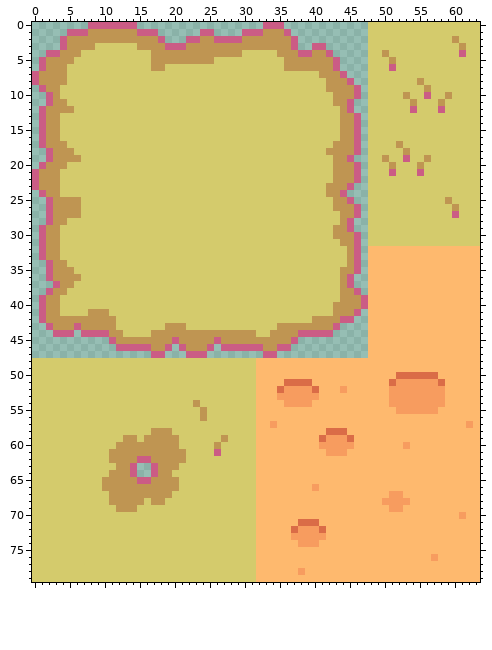
Sprite sheet -- Assets/Textures/Tilemaps/TileMap1_3.png. The picture above is the old version.
The file is 64x80 pixels.
Now the later version:
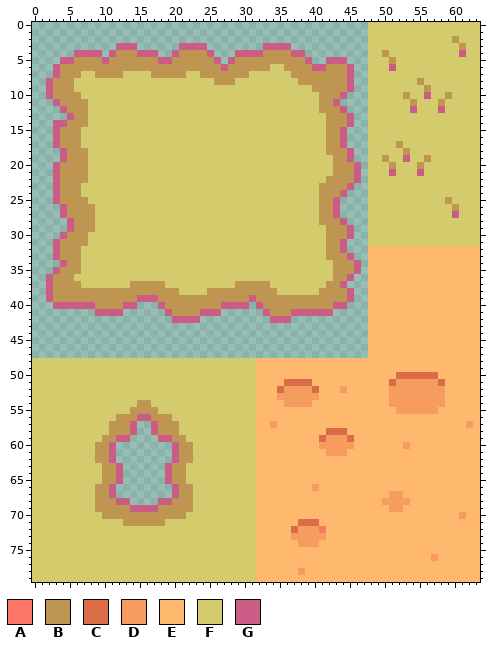
Palette (. is transparent): A #fc7665  B #bf9552  C #da6c47  D #f79c5f  E #feb96e  F #d4cb6c  G #cb5c85
Changes in this commit:
y 0: x 8..14 GGGGGGG -> .......; x 33..35 GGG -> ...
y 1: x 5..17 GGGBBBBBBBGGG -> .............; x 24..25 GG -> ..; x 30..36 GGGBBBG -> .......
y 2: x 4..18 GBBBBBBBBBBBBBG -> ...............; x 22..37 GGBBGGGGBBBBBBBG -> ................
y 3: x 4..20 GBBBBFFFFFFBBBBGG -> ........GGG......; x 22..37 BBBBBBBBBBBBBBBG -> GGG........GGGG.; x 40..41 GG -> ..
y 4: x 2..20 GGBBBFFFFFFFFFFBBBB -> ....GGGG.GBBBGGG..G; x 25..34 BBBBBFFFFF -> G...GGGGBB; x 37 B -> G; x 39..42 GBBG -> ....
y 5: x 1..16 GBBBBFFFFFFFFFFF -> ...GGBBBBGBBBBBB; x 18..19 BB -> GG; x 26..35 FFFFFFFFFF -> G.GBBBBBBB; x 39..42 BBBB -> G..G; x 44 . -> G
y 6: x 1..3 GBB -> ..G; x 5..16 FFFFFFFFFFFF -> BBBBBBBBBBBB; x 19..33 FFFFFFFFFFFFFFF -> BBBBBBBBGBBBBBB; x 40..41 BB -> GG; x 43..45 G.. -> BBG
y 7: x 0..3 GBBB -> ...G; x 5..6 FF -> BB; x 9..12 FFFF -> BBBB; x 17..21 FFFFF -> BBBBB; x 24..30 FFFFFFF -> BBBBBBB; x 37..40 FFFF -> BBBB; x 44..45 G. -> BG
y 8: x 0..2 GBB -> ..G; x 5 F -> B; x 26..28 FFF -> BBB; x 38..41 FFFF -> BBBB
y 9: x 1..2 GB -> .G; x 4..5 FF -> BB; x 40..41 FF -> BB; x 45..46 BG -> G.
y 10: x 4..6 FFF -> BBB; x 41..42 FF -> BB; x 44..46 BBG -> G..
y 11: x 2..3 GB -> .G; x 5..7 FFF -> BBB; x 41..45 FFBBG -> BBG..
y 12: x 1..4 GBBB -> ...G; x 6..7 FF -> BB; x 41..45 FFFBG -> BBBG.
y 13: x 1..7 GBBFFFF -> ....GBB; x 42..43 FF -> BB; x 45..46 BG -> G.
y 14: x 1..7 GBBFFFF -> ..GGBBB; x 42..43 FF -> BB; x 45..46 BG -> G.
y 15..16: x 1..6 GBBFFF -> ..GBBB; x 42..46 FFBBG -> BBG..
y 17: x 1..3 GBB -> ..G; x 5..6 FF -> BB; x 42 F -> B; x 44..46 BBG -> G..
y 18: x 2..4 GBB -> ..G; x 6..7 FF -> BB; x 45..46 BG -> G.
y 19: x 2..4 GBB -> ..G; x 7 F -> B
y 20: x 1..3 GBB -> ..G; x 5..7 FFF -> BBB
y 21: x 0..7 GBBBFFFF -> ...GBBBB
y 22: x 0..7 GBBBFFFF -> ...GBBBB; x 42 F -> B
y 23: x 0..6 GBBBFFF -> ...GBBB; x 41 F -> B
y 24: x 1..6 GBBFFF -> ..GBBB; x 41 F -> B
y 25: x 2..3 GB -> .G; x 7 F -> B; x 41..45 FFBBG -> BBG..
y 26: x 2..4 GBB -> ..G; x 7..8 FF -> BB; x 41..46 FFBBBG -> BBG...
y 27: x 2..4 GBB -> ..G; x 7..8 FF -> BB; x 41..46 FFFBBG -> BBG...
y 28: x 2..8 GBBFFFF -> ...GBBB; x 41..45 FFFBG -> BBBG.
y 29: x 1..8 GBBFFFFF -> ....GBBB; x 42 F -> B
y 30: x 1..7 GBBFFFF -> ...GBBB; x 42 F -> B; x 45..46 BG -> G.
y 31: x 1..7 GBBFFFF -> ..GBBBB; x 42..46 FFBBG -> BBG..
y 32: x 1..6 GBBFFF -> ..GBBB; x 42..46 FFFBG -> BBG..
y 33: x 1..6 GBBFFF -> ..GBBB; x 42..46 FFFBG -> BBBG.
y 34: x 2..6 GBBFF -> ..GBB; x 43..44 FF -> BB
y 35: x 2..3 GB -> .G; x 6 F -> B; x 43 F -> B
y 36: x 6 B -> F; x 43 F -> B
y 37: x 2..3 .G -> GB; x 6 F -> B; x 14..18 FFFFF -> BBBBB; x 29..33 FFFFF -> BBBBB; x 42..45 FFBG -> BBG.
y 38: x 5..20 FFFFFFFFFFFFFFFF -> BBBBBBBBBBBBBBBB; x 25..34 FFFFFFFFFF -> BBBBBBBBBB; x 41..43 FFF -> BBB; x 45..46 BG -> G.
y 39: x 1..2 GB -> .G; x 4..43 FFFFFFFFFFFFFFFFFFFFFFFFFFFFFFFFFFFFFFFF -> BBBBBBBBBBBGGGBBBBBBBBBBBBBGBBBBBBBBBBBB; x 45..47 BBG -> G..
y 40: x 1..47 GBBFFFFFFFFFFFFFFFFFFFFFFFFFFFFFFFFFFFFFFFBBBBG -> ..GGGGGGBBBBGG...GBBBBBBBBGGGG.GBBBBBBBBBBGG...
y 41: x 1..46 GBBFFFFBBBFFFFFFFFFFFFFFFFFFFFFFFFFFFFFFFFBBBG -> ........GGGG......GBBBBGGG......GBBBGGGGGG....
y 42: x 1..45 GBBBBBBBBBBFFFFFFFFFFFFFFFFFFFFFFFFFFFFBBBBGG -> ...................GGGG..........GGG.........
y 43: x 2..43 GBBBGBBBBBFFFFFFFBBBFFFFFFFFFFFFFBBBBBBBBG -> ..........................................
y 44: x 3..5 GGG -> ...; x 7..42 GGGGBBFFFFBBBBBBBBBBBBBBBFFBBBBGGGGG -> ....................................
y 45: x 11..37 GBBBBBBBBGBBBBBGBBBBBBBBBBG -> ...........................
y 46: x 12..19 GGGGGBBG -> ........; x 21..25 GBBBG -> .....; x 27..36 GGGGGGBBGG -> ..........
y 47: x 17..18 GG -> ..; x 22..24 GGG -> ...; x 33..34 GG -> ..
y 54: x 15..16 FF -> BB; x 23 B -> F
y 55: x 14..17 FFFF -> BBBB; x 24 B -> F
y 56: x 12..19 FFFFFFFF -> BBBGGBBB; x 24 B -> F
y 57: x 11..20 FFFFFFFFFF -> BBBG..GBBB
y 58: x 11..17 FFFFFFB -> BBBG..G; x 20 F -> B
y 59: x 10..19 FFFBBFBBBB -> BBGG....GG; x 21 F -> B; x 27 B -> F
y 60: x 9..22 FFFBBBBBBBBBFF -> BBG........GBB; x 26 B -> F
y 61: x 9..20 FFBBBBBBBBBB -> BBG........G; x 22 F -> B; x 26 G -> F
y 62: x 9..20 FFBBBBGGBBBB -> BBG........G; x 22 F -> B
y 63: x 10..14 FFBBG -> BBG..; x 17..19 GBB -> ..G; x 21 F -> B
y 64: x 10 F -> B; x 12..14 BBG -> G..; x 17..21 GBBFF -> ..GBB
y 65: x 12..19 BBBGGBBB -> G......G; x 21 F -> B
y 66: x 9 F -> B; x 11..22 BBBBBBBBBBFF -> G........GBB
y 67: x 9..22 FFBBBBBBBBBFFF -> BBG........GBB
y 68: x 9..10 FF -> BB; x 12..22 BBBBFBBFFFF -> GG....GGBBB
y 69: x 9..11 FFF -> BBB; x 14..22 BFFFFFFFF -> GGGGBBBBB
y 70: x 10..21 FFFFFFFFFFFF -> BBBBBBBBBBBB
y 71: x 13..18 FFFFFF -> BBBBBB
y 72: x 41 C -> A
Changed places in both pictures, as pixel boxes (x1, y1, x2, y2):
changed: (32, 22, 368, 358)
changed: (95, 400, 228, 526)
changed: (319, 526, 326, 533)
